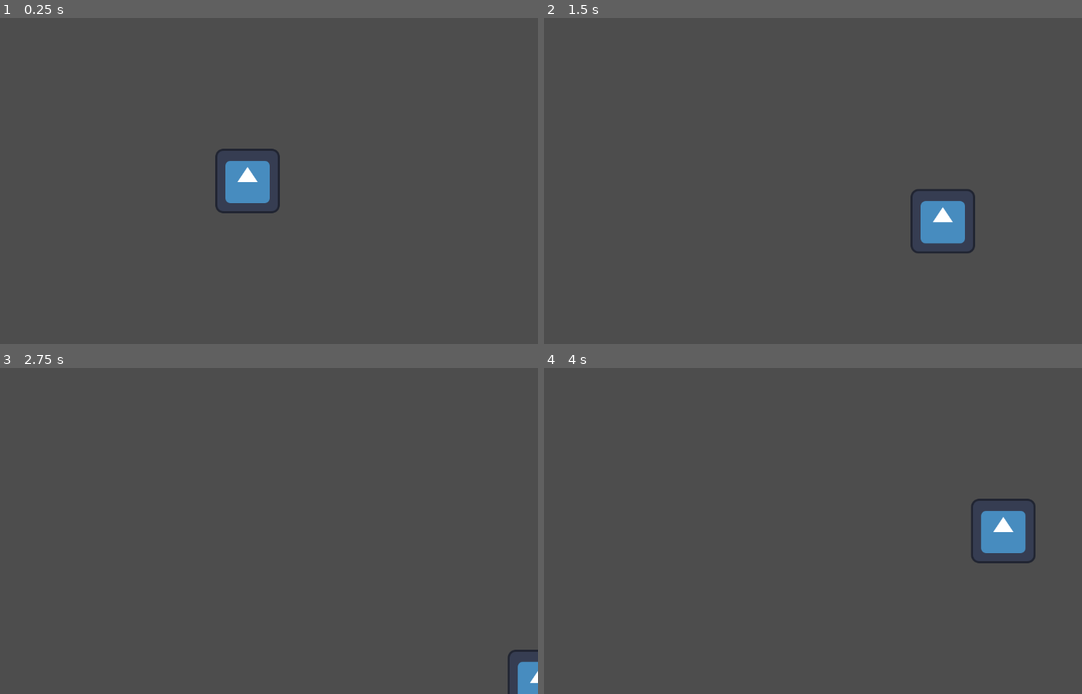
Above: before the commit, frames 1-4 (two rows, left to right).
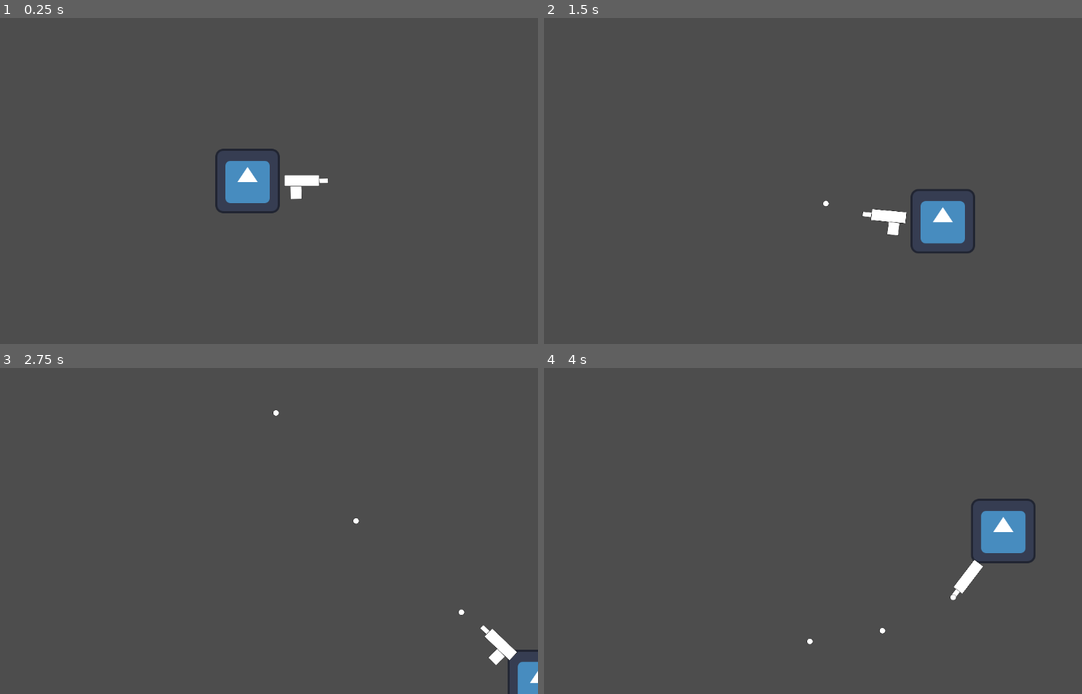
Above: after the commit, the same moments.

Repository: Deepak-Yadav-14/Final-Launch
Game: Godot game, scene res://scenes/Main.tscn
Same seed, same stepped clock (60 frames per second), same inputs: the game is played once before the commit and once after it. The engine's default icon, where the game draws it, is replaced by a stand-in: a white triangle on a blue panel in a dark square.
Inputs (mouse positions are in pixels of both pictures, inside the frame that each line leads up to):
- Up to frame 1 (0.25 s): no input
- Up to frame 2 (1.5 s): tap Enter at 0.5 s; move the mouse to (920, 164) at 0.52 s; press the mouse at (920, 164) at 0.53 s; hold D (move_right) 0.53-1.28 s; move the mouse to (673, 197) at 1.27 s; release the mouse at (673, 197) at 1.28 s; hold S (move_down) from 1.28 s (still down); click (673, 197) at 1.35 s
- Up to frame 3 (2.75 s): move the mouse to (306, 459) at 2.02 s; release S (move_down) at 2.03 s; press the mouse at (306, 459) at 2.03 s; hold D (move_right) from 2.03 s (still down)
- Up to frame 4 (4 s): move the mouse to (764, 596) at 2.77 s; release D (move_right) at 2.78 s; release the mouse at (764, 596) at 2.78 s; hold W (move_up) 2.78-3.53 s; click (764, 596) at 2.85 s; move the mouse to (963, 579) at 3.52 s; press the mouse at (963, 579) at 3.53 s; hold A (move_left) from 3.53 s (still down)

The runs differ from the first frame. In frame 1, 0.3% of the frame differs, in the area x 52-61%, y 48-56%; in frame 2, 0.3%; in frame 3, 0.4%, in the area x 50-97%, y 12-92%; in frame 4, 0.3%.

Commit message:
Added Shooting Mechanism in Player
Added a prototype gun with shoot and point functionality

Diff:
--- a/project.godot
+++ b/project.godot
@@ -37,3 +37,8 @@
 "events": [Object(InputEventKey,"resource_local_to_scene":false,"resource_name":"","device":-1,"window_id":0,"alt_press …(192 unchanged characters)…
 ]
 }
+shoot={
+"deadzone": 0.2,
+"events": [Object(InputEventMouseButton,"resource_local_to_scene":false,"resource_name":"","device":-1,"window_id":0,"alt_pressed":false,"shift_pressed":false,"ctrl_pressed":false,"meta_pressed":false,"button_mask":0,"position":Vector2(0, 0),"global_position":Vector2(0, 0),"factor":1.0,"button_index":1,"canceled":false,"pressed":false,"double_click":false,"script":null)
+]
+}
--- /dev/null
+++ b/scenes/Bullet.tscn
@@ -0,0 +1,19 @@
+[gd_scene load_steps=4 format=3 uid="uid://vhd1do74payt"]
+
+[ext_resource type="Texture2D" uid="uid://cl0lyeklk1am4" path="res://assets/Gun/Prototype Gun.png" id="1_hf8mt"]
+[ext_resource type="Script" uid="uid://d2tbcub3nqr83" path="res://scripts/bullet.gd" id="1_p1sfj"]
+
+[sub_resource type="CircleShape2D" id="CircleShape2D_p1sfj"]
+radius = 14.0357
+
+[node name="Bullet" type="Area2D"]
+scale = Vector2(0.461948, 0.461948)
+script = ExtResource("1_p1sfj")
+
+[node name="PrototypeGun" type="Sprite2D" parent="."]
+texture = ExtResource("1_hf8mt")
+region_enabled = true
+region_rect = Rect2(102.271, 69.3469, 27.3591, 27.1668)
+
+[node name="CollisionShape2D" type="CollisionShape2D" parent="."]
+shape = SubResource("CircleShape2D_p1sfj")
--- /dev/null
+++ b/scenes/Gun.tscn
@@ -0,0 +1,46 @@
+[gd_scene load_steps=3 format=3 uid="uid://c76y1ybmgjtgc"]
+
+[ext_resource type="Script" uid="uid://bdtinpvndnge3" path="res://scripts/gun_shoot.gd" id="1_gp53h"]
+[ext_resource type="Texture2D" uid="uid://cl0lyeklk1am4" path="res://assets/Gun/Prototype Gun.png" id="2_h5px7"]
+
+[node name="Gun" type="Node2D"]
+script = ExtResource("1_gp53h")
+
+[node name="Weapon Pivot" type="Marker2D" parent="."]
+
+[node name="Gun Right" type="Sprite2D" parent="Weapon Pivot"]
+visible = false
+position = Vector2(200, 4)
+texture = ExtResource("2_h5px7")
+offset = Vector2(41, 21)
+region_enabled = true
+region_rect = Rect2(330.104, 358.264, 183.804, 103.098)
+
+[node name="Gun Left" type="Sprite2D" parent="Weapon Pivot"]
+visible = false
+position = Vector2(200, -3)
+rotation = 3.14159
+texture = ExtResource("2_h5px7")
+offset = Vector2(-41.1888, 23.1702)
+region_enabled = true
+region_rect = Rect2(635.554, 359.191, 185.124, 102.479)
+
+[node name="Gun Up" type="Sprite2D" parent="Weapon Pivot"]
+visible = false
+position = Vector2(200, 0)
+rotation = 1.5708
+texture = ExtResource("2_h5px7")
+offset = Vector2(1.0034, -57.3045)
+region_enabled = true
+region_rect = Rect2(354.727, 567.909, 51.8182, 188.182)
+
+[node name="Gun Down" type="Sprite2D" parent="Weapon Pivot"]
+position = Vector2(200, 0)
+rotation = -1.5708
+texture = ExtResource("2_h5px7")
+offset = Vector2(-0.579302, 51.3672)
+region_enabled = true
+region_rect = Rect2(696.545, 588.815, 52.7273, 184.545)
+
+[node name="Shoot Point" type="Marker2D" parent="Weapon Pivot"]
+position = Vector2(342, -2)
--- a/scenes/Main.tscn
+++ b/scenes/Main.tscn
@@ -4,6 +4,6 @@
 
 [node name="Main" type="Node2D"]
 
-[node name="CharacterBody2D" parent="." instance=ExtResource("1_elqb8")]
+[node name="Camera2D" type="Camera2D" parent="."]
 
-[node name="Camera2D" type="Camera2D" parent="."]
+[node name="Player" parent="." instance=ExtResource("1_elqb8")]
--- a/scenes/Player.tscn
+++ b/scenes/Player.tscn
@@ -1,7 +1,8 @@
-[gd_scene load_steps=4 format=3 uid="uid://cawa06wk802cf"]
+[gd_scene load_steps=5 format=3 uid="uid://cawa06wk802cf"]
 
 [ext_resource type="Script" uid="uid://befnegaheb4mi" path="res://scripts/player_controller.gd" id="1_kpjcp"]
 [ext_resource type="Texture2D" uid="uid://lk0ms1kw6k4i" path="res://icon.svg" id="1_xhfnw"]
+[ext_resource type="PackedScene" uid="uid://c76y1ybmgjtgc" path="res://scenes/Gun.tscn" id="3_3li8b"]
 
 [sub_resource type="RectangleShape2D" id="RectangleShape2D_v6fml"]
 size = Vector2(115, 112)
@@ -15,3 +16,6 @@
 [node name="CollisionShape2D" type="CollisionShape2D" parent="."]
 position = Vector2(0.5, 0)
 shape = SubResource("RectangleShape2D_v6fml")
+
+[node name="Gun" parent="." instance=ExtResource("3_3li8b")]
+scale = Vector2(0.483301, 0.483301)
--- /dev/null
+++ b/scripts/bullet.gd
@@ -0,0 +1,14 @@
+extends Area2D
+
+@export var bullet_speed:float = 1000
+@export var bullet_range:float = 1200
+
+var travelled_distance:float = 0;
+
+func _physics_process(delta: float) -> void:
+	var direction = Vector2.RIGHT.rotated(rotation)
+	position += direction * bullet_speed * delta
+	travelled_distance += bullet_speed * delta
+
+	if travelled_distance > bullet_range:
+		queue_free()
--- /dev/null
+++ b/scripts/gun_shoot.gd
@@ -0,0 +1,48 @@
+extends Node2D
+
+@onready var gun_right: Sprite2D = $"Weapon Pivot/Gun Right"
+@onready var gun_left: Sprite2D = $"Weapon Pivot/Gun Left"
+@onready var gun_up: Sprite2D = $"Weapon Pivot/Gun Up"
+@onready var gun_down: Sprite2D = $"Weapon Pivot/Gun Down"
+@onready var shoot_point: Marker2D = $"Weapon Pivot/Shoot Point"
+
+@export var fire_rate:float = 0.2
+
+const BULLET = preload("res://scenes/Bullet.tscn")
+
+var time_since_last_shot: float = 0.0
+
+func _process(delta: float) -> void:
+	var mouse_pos = get_global_mouse_position()
+	var to_mouse = (mouse_pos - global_position).normalized()
+	var angle = to_mouse.angle()
+
+	rotation = angle
+
+	gun_right.visible = false;
+	gun_left.visible = false;
+	gun_up.visible = false;
+	gun_down.visible = false;
+
+	var deg = rad_to_deg(angle)
+	deg = fposmod(deg,360)
+
+	if deg >= 45 and deg < 135:
+		gun_down.visible = true
+	elif deg >= 135 and deg < 225:
+		gun_left.visible = true
+	elif deg >= 225 and deg < 315:
+		gun_up.visible = true
+	else:
+		gun_right.visible = true
+
+	time_since_last_shot += delta
+	if Input.is_action_pressed("shoot") and time_since_last_shot >= fire_rate:
+		shoot_bullet(to_mouse)
+		time_since_last_shot = 0.0
+
+func shoot_bullet(direction: Vector2):
+	var bullet = BULLET.instantiate()
+	get_tree().current_scene.add_child(bullet)
+	bullet.global_position = shoot_point.global_position
+	bullet.rotation = direction.angle()
Binary file added: assets/Gun/Prototype Gun.png
Not shown, added: assets/Gun/Prototype Gun.png.import
Not shown, added: scripts/bullet.gd.uid
Not shown, added: scripts/gun_shoot.gd.uid
